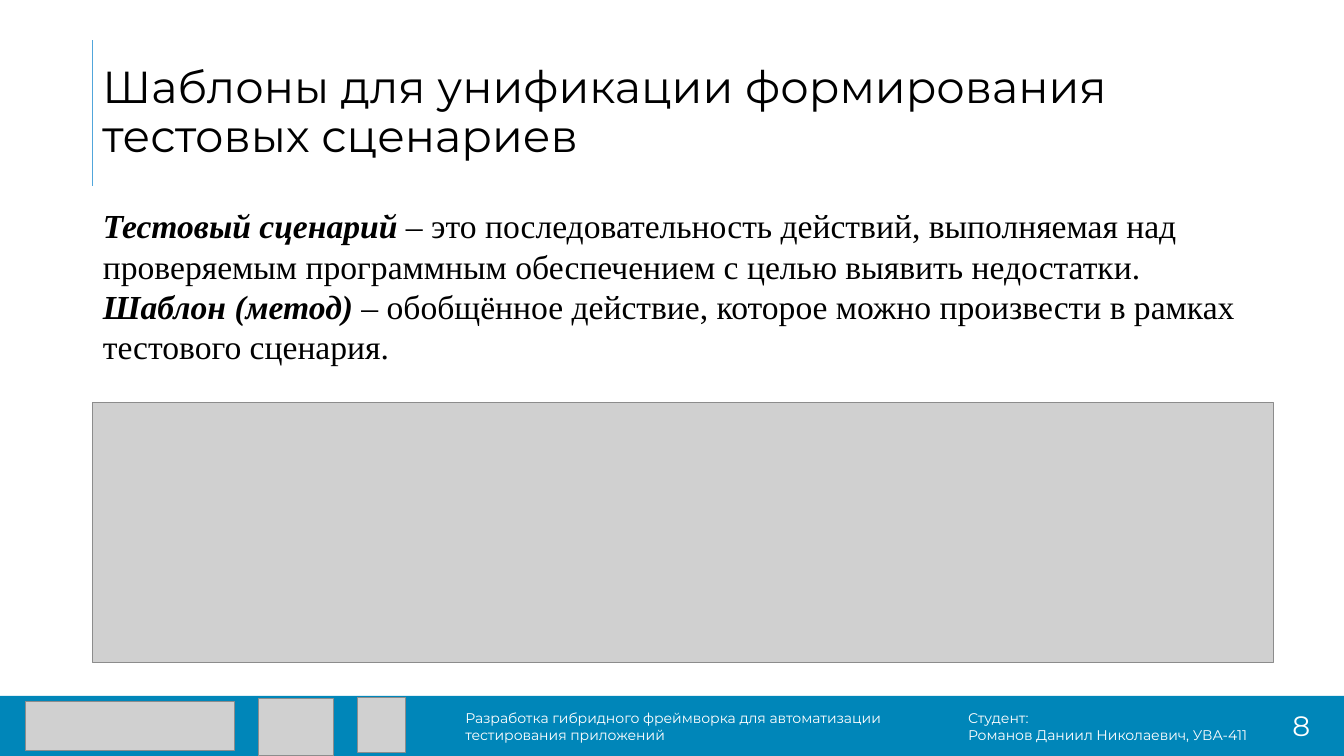
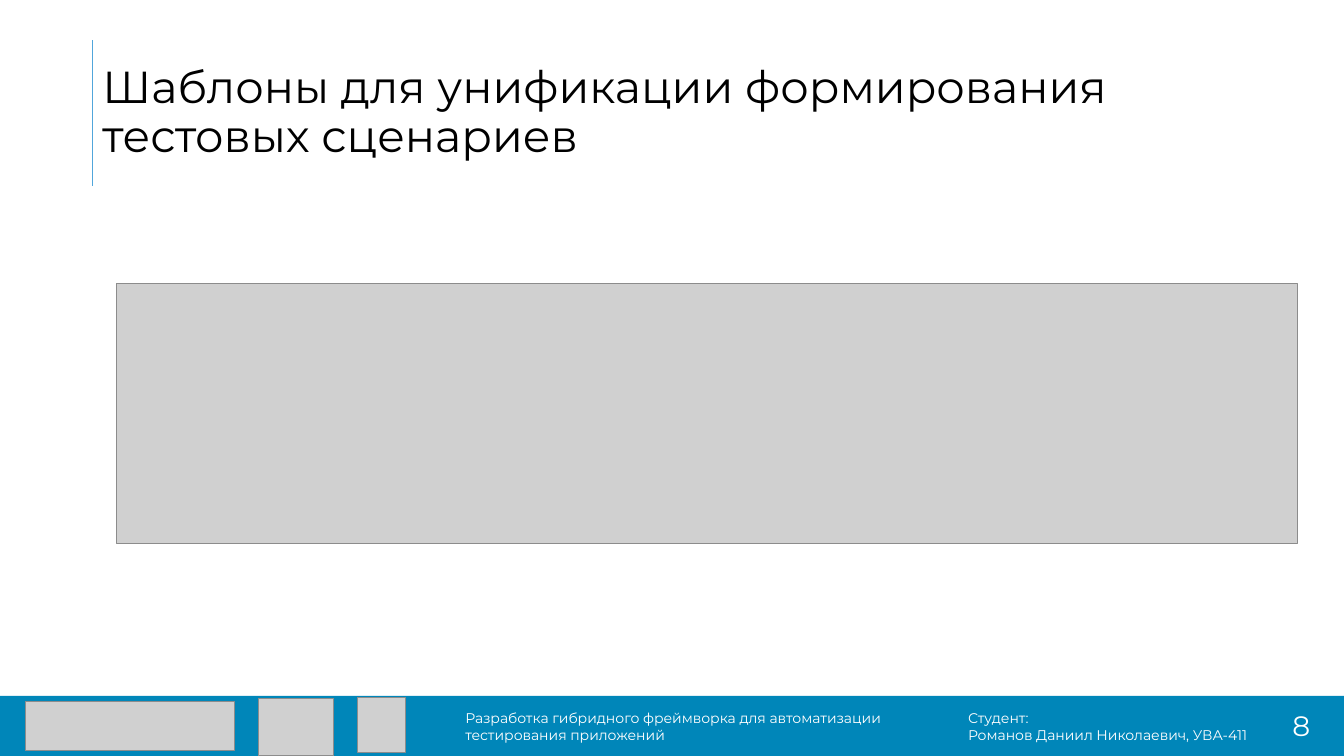
Before and after one commit to DanielRomanoff/practice, a slide deck: slide 9 of презентация.pptx (slide 8 before the commit). Drawn at 1344x756 pixels with LibreOffice and Linux fonts; fonts in the diff are those of the drawing; grey boxes stand for pictures. Boxes give left, top, right and bottom in pixels: in the first picture for what was removed or moved away, otherwise in the second. Text is boxed around its words. In the diff, an @@ line names an element or a change of style, - is before the commit and + after.

```diff
--- a/презентация.pptx
+++ b/презентация.pptx
@@ text removed at box(103, 214, 1234, 366) @@
-Тестовый сценарий – это последовательность действий, выполняемая над проверяемым программным обеспечением с целью выявить недостатки.
-Шаблон (метод) – обобщённое действие, которое можно произвести в рамках тестового сценария.
@@ picture: place and size @@
-picture at box(93, 402, 1273, 662)
+picture at box(117, 283, 1298, 543)
```
Also in this commit, not shown: 4 other slides changed, 2 slides added, 3 other files.
